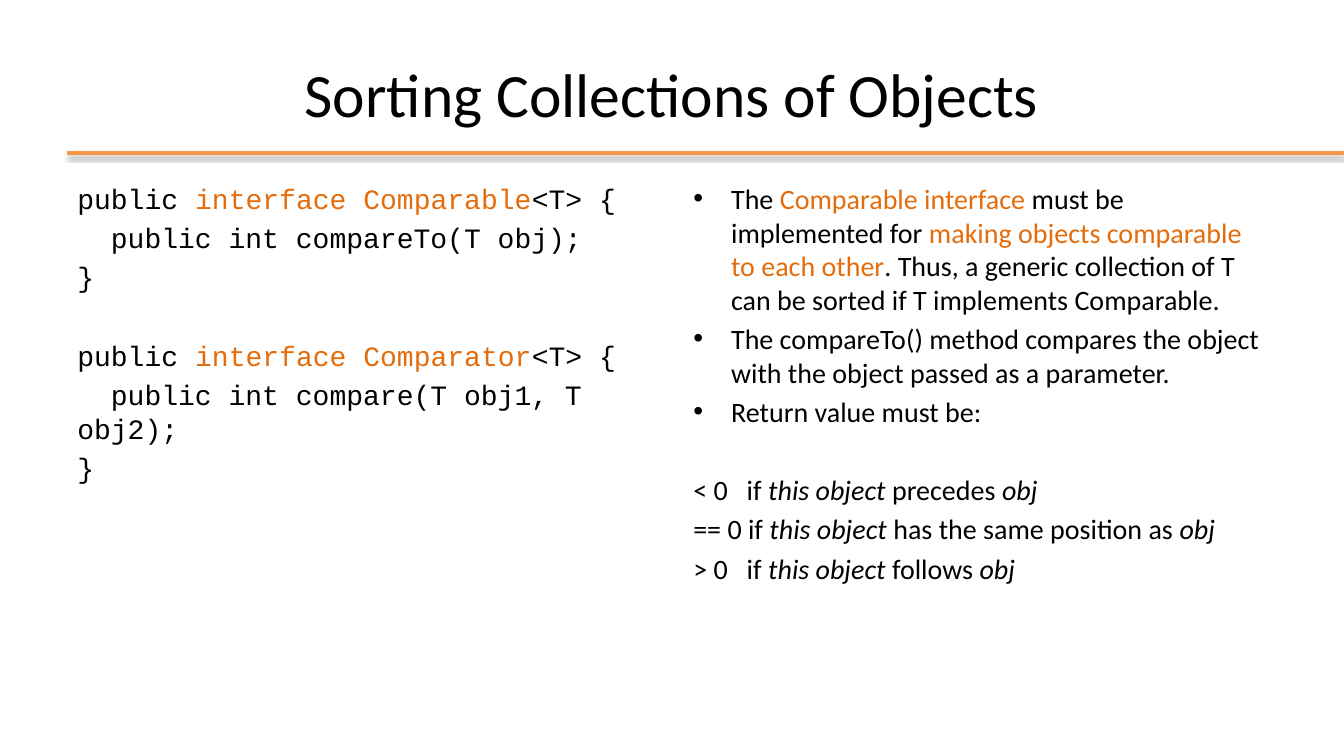
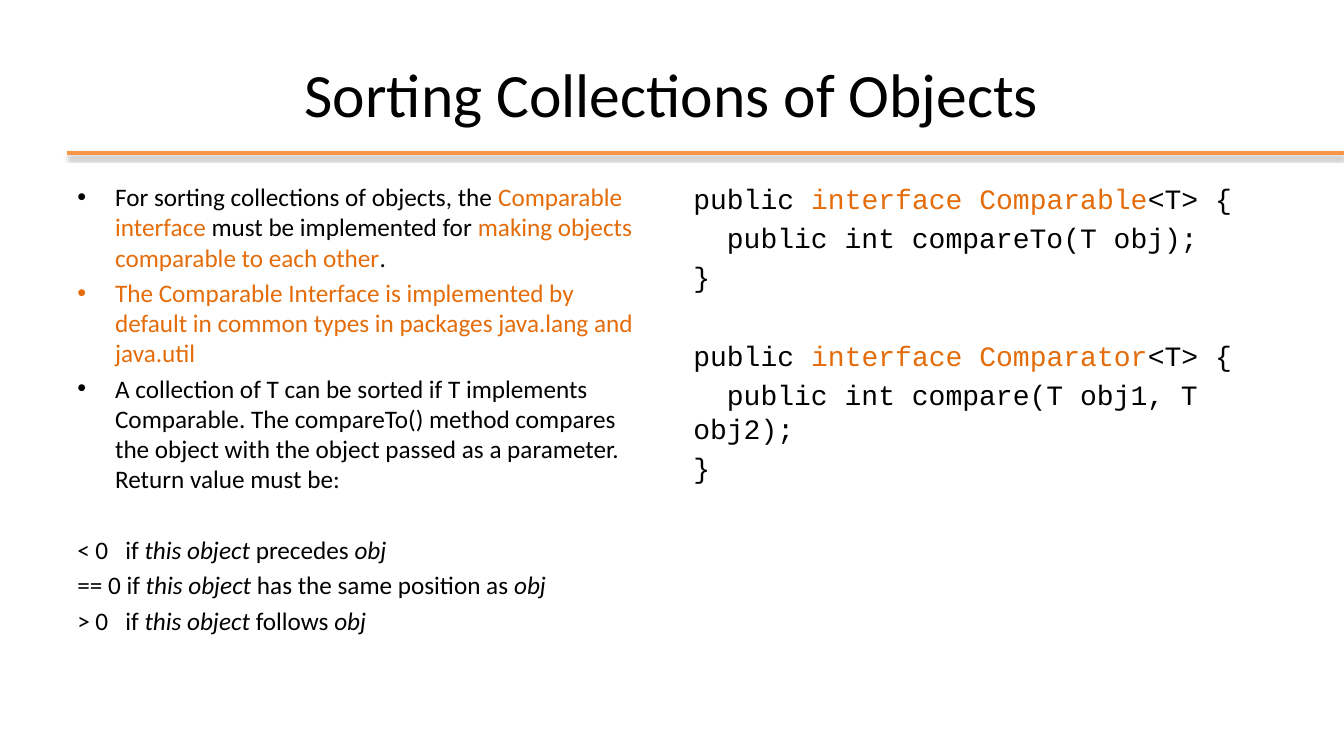
Before and after one commit to plctechnician/ooprogramming, a slide deck: slide 45 of java/slides/ppt/04 - Java Data Structures.pptx. Drawn at 1344x756 pixels with LibreOffice and Linux fonts; fonts in the diff are those of the drawing; background and template pictures are left out. Boxes give left, top, right and bottom in pixels: in the first picture for what was removed or moved away, otherwise in the second. Text is boxed around its words. In the diff, an @@ line names an element or a change of style, - is before the commit and + after.

Commit message:
update

```diff
--- a/java/slides/ppt/04 - Java Data Structures.pptx
+++ b/java/slides/ppt/04 - Java Data Structures.pptx
@@ text at (95, 188, 633, 635): text changed; size 20 to 18 pt; font Courier New to Calibri @@
-public interface Comparable<T> {
-public int compareTo(T obj);
-}
-public interface Comparator<T> {
-public int compare(T obj1, T obj2);
-}
+• For sorting collections of objects, the Comparable interface must be implemented for making objects comparable to each other.
+• The Comparable Interface is implemented by default in common types in packages java.lang and java.util
+• A collection of T can be sorted if T implements Comparable. The compareTo() method compares the object with the object passed as a parameter. Return value must be:
+< 0 if this object precedes obj
+== 0 if this object has the same position as obj
+> 0 if this object follows obj
@@ text at (693, 189, 1198, 445): text changed; font Calibri to Courier New @@
-• The Comparable interface must be implemented for making objects comparable to each other. Thus, a generic collection of T can be sorted if T implements Comparable.
-• The compareTo() method compares the object with the object passed as a parameter.
-• Return value must be:
-< 0 if this object precedes obj
-== 0 if this object has the same position as obj
-> 0 if this object follows obj
+public interface Comparable<T> {
+public int compareTo(T obj);
+}
+public interface Comparator<T> {
+public int compare(T obj1, T obj2);
+}
```
Also in this commit, not shown: 12 other slides changed.
